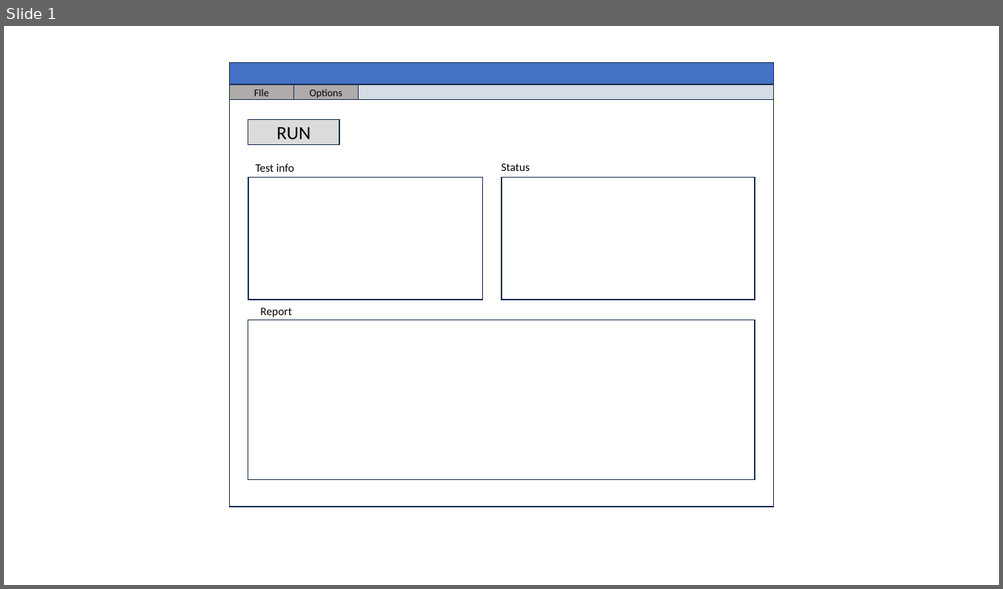
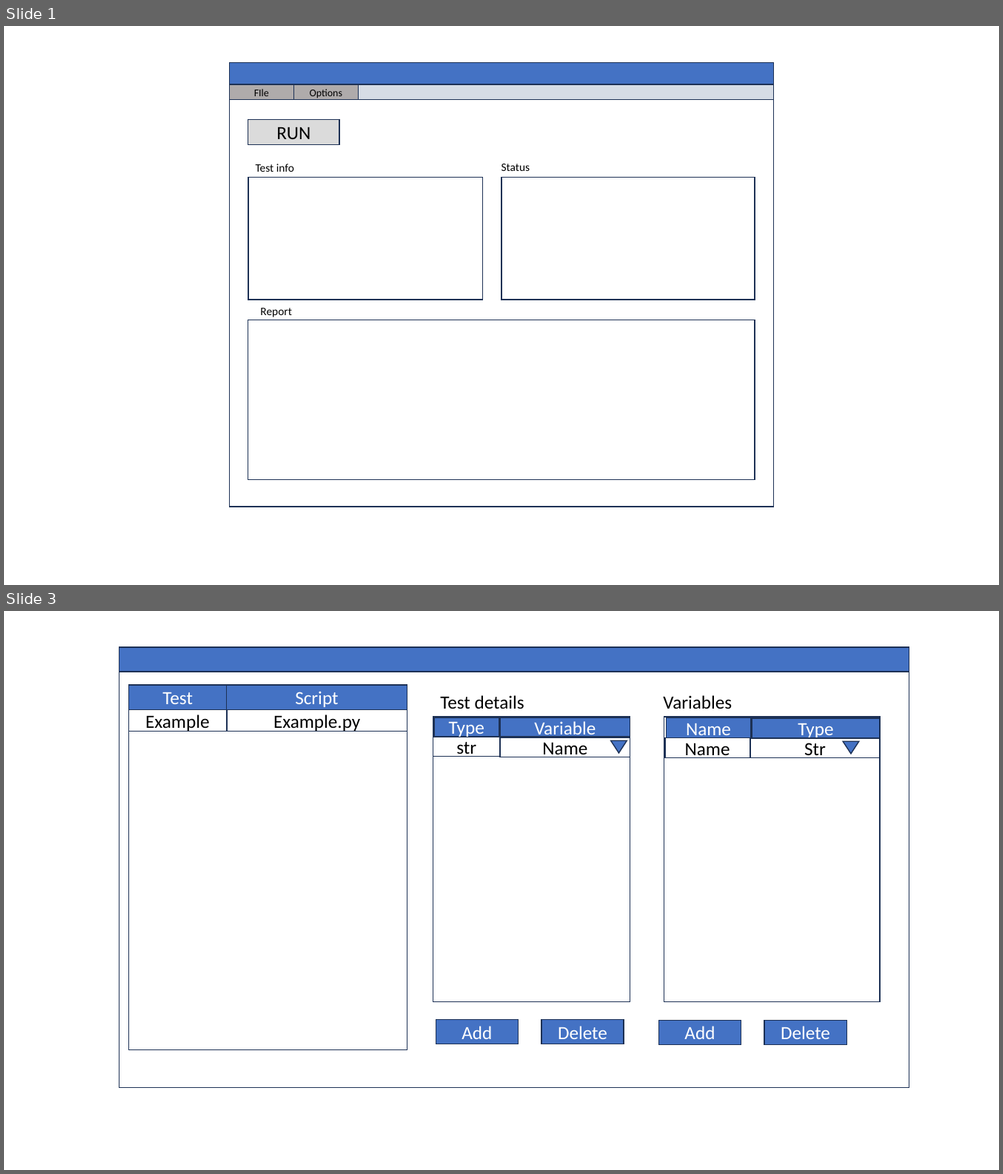
Before and after one commit to VanDeLeo/TestWeaver, a slide deck: Presentación1.pptx. Shown one above the other, each under a label of ours: slide 1 before the commit, slides 1 and 3 after it; the slides between them are not shown. The pictures are 1003x589 and 1003x1174 pixels, drawn with LibreOffice and Linux fonts; fonts in the diff are those of the drawing. Boxes give left, top, right and bottom in pixels: in the first picture for what was removed or moved away, otherwise in the second. Text is boxed around its words. In the diff, an @@ line names an element or a change of style, - is before the commit and + after.

Commit message:
First commit for test editor

```diff
--- a/Presentación1.pptx
+++ b/Presentación1.pptx
@@ slide 3 added at box(4, 611, 999, 1170), background #FFFFFF @@
@@ rectangle added at box(119, 647, 909, 1088), fill #FFFFFF, outline #1E3256 1 pt @@
@@ rectangle added at box(119, 647, 909, 672), fill #4472C4, outline #1E3256 1 pt @@
@@ rectangle added at box(128, 685, 407, 1051), fill #FFFFFF, outline #1E3256 1 pt @@
@@ rectangle added at box(128, 685, 226, 709), fill #4472C4, outline #1E3256 1 pt, 18 pt, text #FFFFFF @@
+Test
@@ rectangle added at box(226, 686, 407, 710), fill #4472C4, outline #1E3256 1 pt, 18 pt, text #FFFFFF @@
+Script
@@ text added at box(440, 695, 524, 709), 18 pt, text #000000 @@
+Test details
@@ text added at box(663, 695, 731, 709), 18 pt, text #000000 @@
+Variables
@@ rectangle added at box(128, 709, 226, 731), fill #FFFFFF, outline #1E3256 1 pt, 18 pt, text #000000 @@
+Example
@@ rectangle added at box(227, 709, 407, 731), fill #FFFFFF, outline #1E3256 1 pt, 18 pt, text #000000 @@
+Example.py
@@ rectangle added at box(433, 717, 630, 1002), fill #FFFFFF, outline #1E3256 1 pt @@
@@ rectangle added at box(435, 718, 499, 737), fill #4472C4, outline #1E3256 1 pt, 18 pt, text #FFFFFF @@
+Type
@@ rectangle added at box(500, 718, 630, 737), fill #4472C4, outline #1E3256 1 pt, 18 pt, text #FFFFFF @@
+Variable
@@ rectangle added at box(664, 717, 880, 1002), fill #FFFFFF, outline #1E3256 1 pt @@
@@ rectangle added at box(666, 718, 751, 738), fill #4472C4, outline #1E3256 1 pt, 18 pt, text #FFFFFF @@
+Name
@@ rectangle added at box(751, 718, 879, 738), fill #4472C4, outline #1E3256 1 pt, 18 pt, text #FFFFFF @@
+Type
@@ rectangle added at box(433, 737, 500, 757), fill #FFFFFF, outline #1E3256 1 pt, 18 pt, text #000000 @@
+str
@@ rectangle added at box(500, 738, 630, 758), fill #FFFFFF, outline #1E3256 1 pt, 18 pt, text #000000 @@
+Name
@@ triangle added at box(611, 741, 627, 754), fill #4472C4, outline #1E3256 1 pt @@
@@ rectangle added at box(665, 738, 749, 758), fill #FFFFFF, outline #1E3256 1 pt, 18 pt, text #000000 @@
+Name
@@ rectangle added at box(750, 738, 879, 758), fill #FFFFFF, outline #1E3256 1 pt, 18 pt, text #000000 @@
+Str
@@ triangle added at box(842, 741, 859, 755), fill #4472C4, outline #1E3256 1 pt @@
@@ rectangle added at box(436, 1020, 518, 1045), fill #4472C4, outline #1E3256 1 pt, 18 pt, text #FFFFFF @@
+Add
@@ rectangle added at box(541, 1020, 623, 1045), fill #4472C4, outline #1E3256 1 pt, 18 pt, text #FFFFFF @@
+Delete
@@ rectangle added at box(658, 1021, 740, 1045), fill #4472C4, outline #1E3256 1 pt, 18 pt, text #FFFFFF @@
+Add
@@ rectangle added at box(764, 1021, 846, 1045), fill #4472C4, outline #1E3256 1 pt, 18 pt, text #FFFFFF @@
+Delete
```
Also in this commit, not shown: 1 other slide added, 8 other files.
